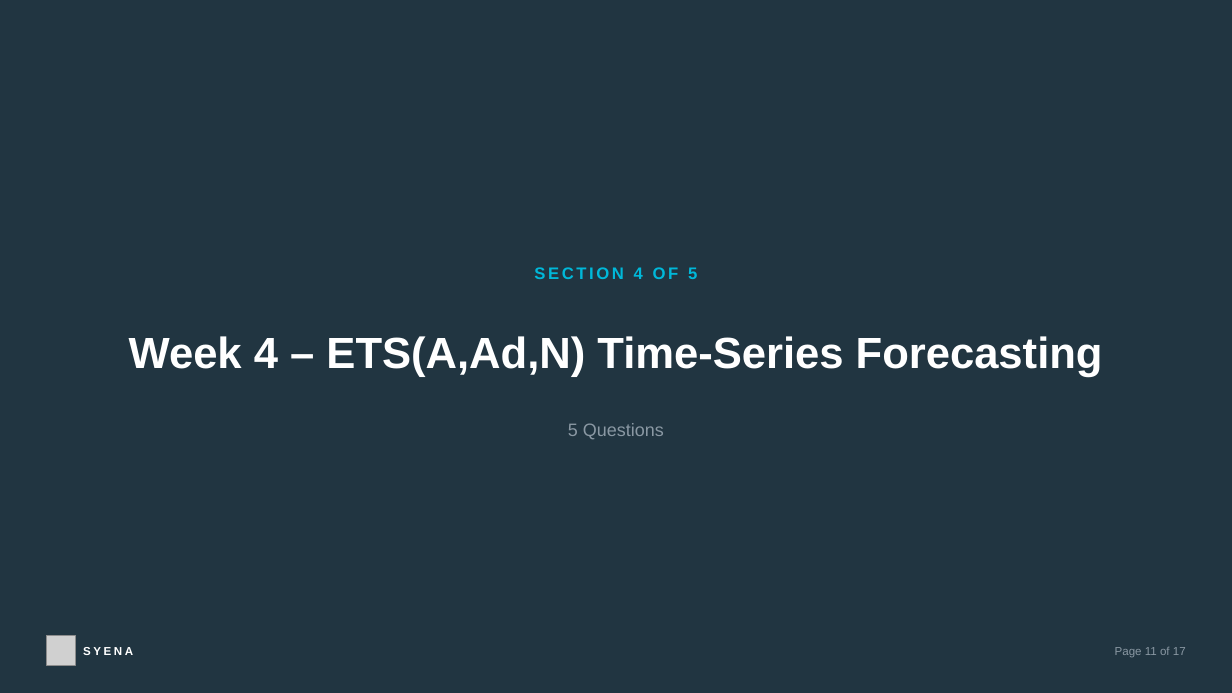
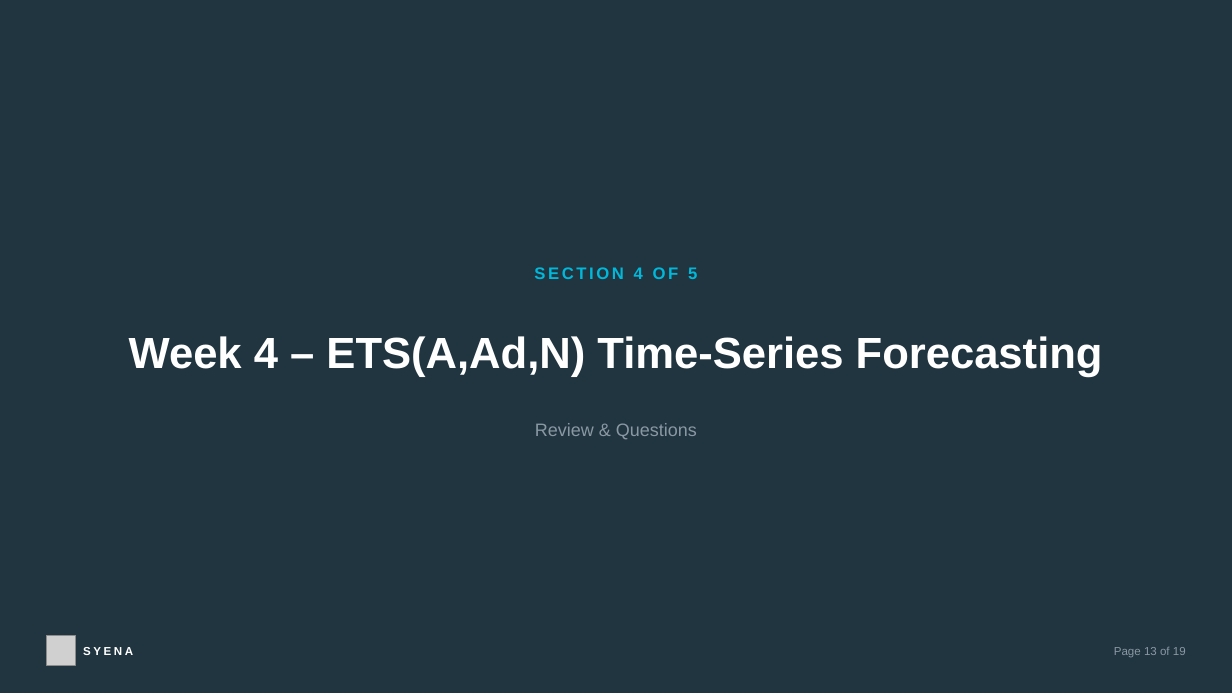
Before and after one commit to sauparnasarkar/climate-emissions-analysis-project, a slide deck: slide 13 of climate-dashboard-react/public/GHG_Internship_Review_QA_Deck.pptx (slide 11 before the commit). Drawn at 1232x693 pixels with LibreOffice and Linux fonts; fonts in the diff are those of the drawing; grey boxes stand for pictures. Boxes give left, top, right and bottom in pixels: in the first picture for what was removed or moved away, otherwise in the second. Text is boxed around its words. In the diff, an @@ line names an element or a change of style, - is before the commit and + after.

```diff
--- a/climate-dashboard-react/public/GHG_Internship_Review_QA_Deck.pptx
+++ b/climate-dashboard-react/public/GHG_Internship_Review_QA_Deck.pptx
@@ text at box(535, 423, 697, 439): text changed @@
-5 Questions
+Review & Questions
@@ text at box(1114, 647, 1186, 657): text changed @@
-Page 11 of 17
+Page 13 of 19
```
Also in this commit, not shown: 16 other slides changed, 2 slides added.
